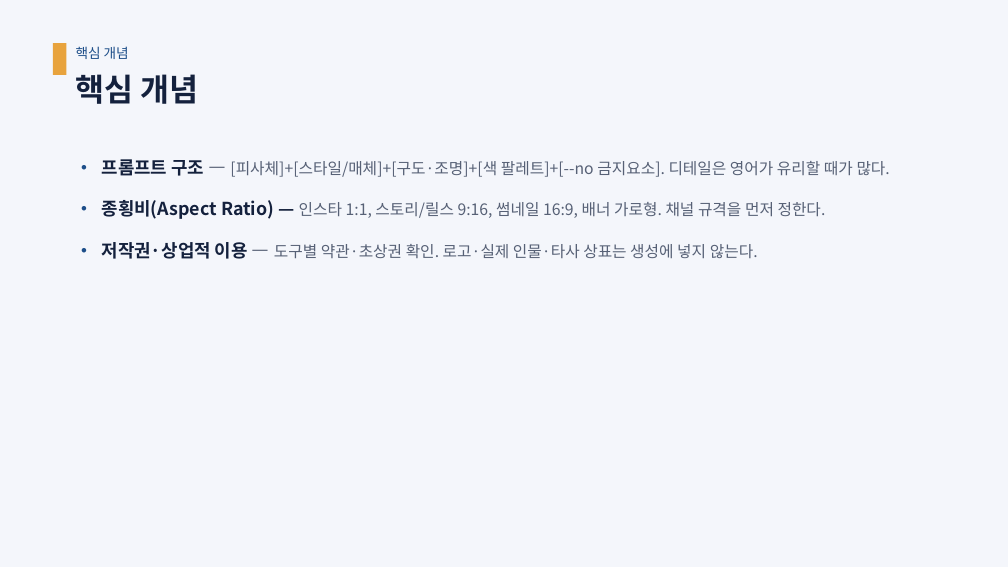
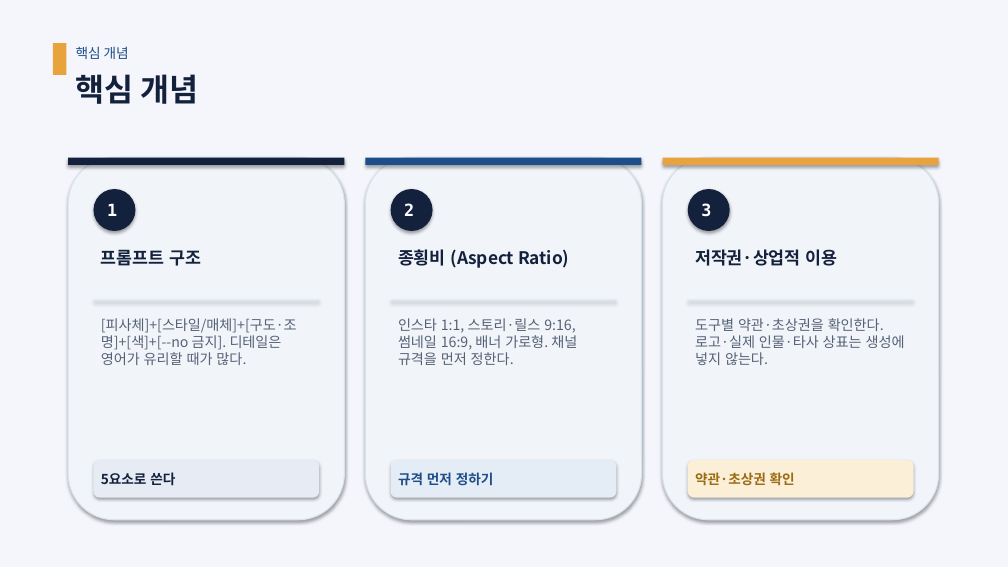
Before and after one commit to aebonlee/content, a slide deck: slide 67 of docs/slides/pptx/AI홍보실무_통합강의.pptx. Drawn at 1008x567 pixels with LibreOffice and Linux fonts; fonts in the diff are those of the drawing. Boxes give left, top, right and bottom in pixels: in the first picture for what was removed or moved away, otherwise in the second. Text is boxed around its words. In the diff, an @@ line names an element or a change of style, - is before the commit and + after.

```diff
--- a/docs/slides/pptx/AI홍보실무_통합강의.pptx
+++ b/docs/slides/pptx/AI홍보실무_통합강의.pptx
@@ rounded rectangle added at (68,157,344,520), fill #F1F5FA, outline #D9E2EF 1 pt @@
@@ rectangle added at (68,157,344,165), fill #14213D @@
@@ text removed at (102,159,890,259) @@
-• 프롬프트 구조 — [피사체]+[스타일/매체]+[구도·조명]+[색 팔레트]+[--no 금지요소]. 디테일은 영어가 유리할 때가 많다.
-• 종횡비(Aspect Ratio) — 인스타 1:1, 스토리/릴스 9:16, 썸네일 16:9, 배너 가로형. 채널 규격을 먼저 정한다.
-• 저작권·상업적 이용 — 도구별 약관·초상권 확인. 로고·실제 인물·타사 상표는 생성에 넣지 않는다.
@@ rounded rectangle added at (365,157,641,520), fill #F1F5FA, outline #D9E2EF 1 pt @@
@@ rectangle added at (365,157,641,165), fill #1D4E89 @@
@@ rounded rectangle added at (662,157,938,520), fill #F1F5FA, outline #D9E2EF 1 pt @@
@@ rectangle added at (662,157,938,165), fill #E8A33D @@
@@ ellipse added at (94,189,136,231), fill #14213D, 16 pt, text #FFFFFF, bold @@
+1
@@ ellipse added at (391,189,433,231), fill #14213D, 16 pt, text #FFFFFF, bold @@
+2
@@ ellipse added at (688,189,730,231), fill #14213D, 16 pt, text #FFFFFF, bold @@
+3
@@ text added at (101,249,201,266), 16.5 pt, text #14213D, bold @@
+프롬프트 구조
@@ text added at (398,249,569,268), 16.5 pt, text #14213D, bold @@
+종횡비 (Aspect Ratio)
@@ text added at (695,249,838,266), 16.5 pt, text #14213D, bold @@
+저작권·상업적 이용
@@ rectangle added at (94,300,320,301), fill #D9E2EF @@
@@ text added at (101,318,297,365), 13.5 pt, text #576176 @@
+[피사체]+[스타일/매체]+[구도·조명]+[색]+[--no 금지]. 디테일은 영어가 유리할 때가 많다.
@@ rectangle added at (391,300,617,301), fill #D9E2EF @@
@@ text added at (398,318,577,365), 13.5 pt, text #576176 @@
+인스타 1:1, 스토리·릴스 9:16, 썸네일 16:9, 배너 가로형. 채널 규격을 먼저 정한다.
@@ rectangle added at (688,300,914,301), fill #D9E2EF @@
@@ text added at (695,318,905,365), 13.5 pt, text #576176 @@
+도구별 약관·초상권을 확인한다. 로고·실제 인물·타사 상표는 생성에 넣지 않는다.
@@ rounded rectangle added at (94,460,320,498), fill #E7ECF4 @@
@@ text added at (101,472,175,486), 13 pt, text #14213D, bold @@
+5요소로 쓴다
@@ rounded rectangle added at (391,460,617,498), fill #E4ECF6 @@
@@ text added at (398,472,494,486), 13 pt, text #1D4E89, bold @@
+규격 먼저 정하기
@@ rounded rectangle added at (688,460,914,498), fill #FBEFD8 @@
@@ text added at (695,472,795,486), 13 pt, text #9A6B12, bold @@
+약관·초상권 확인
```
Also in this commit, not shown: 54 other slides changed, 3 other files.
